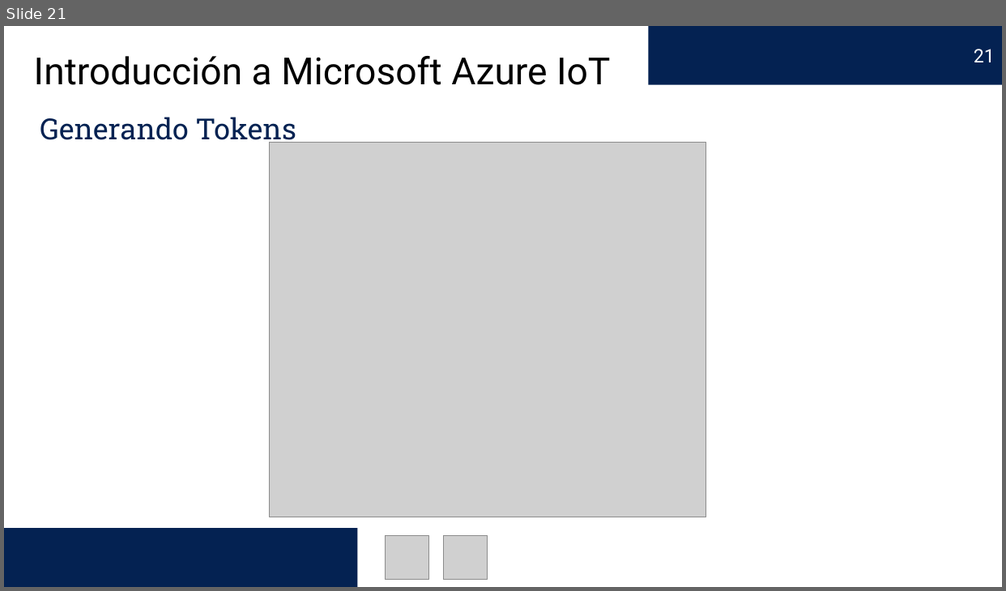
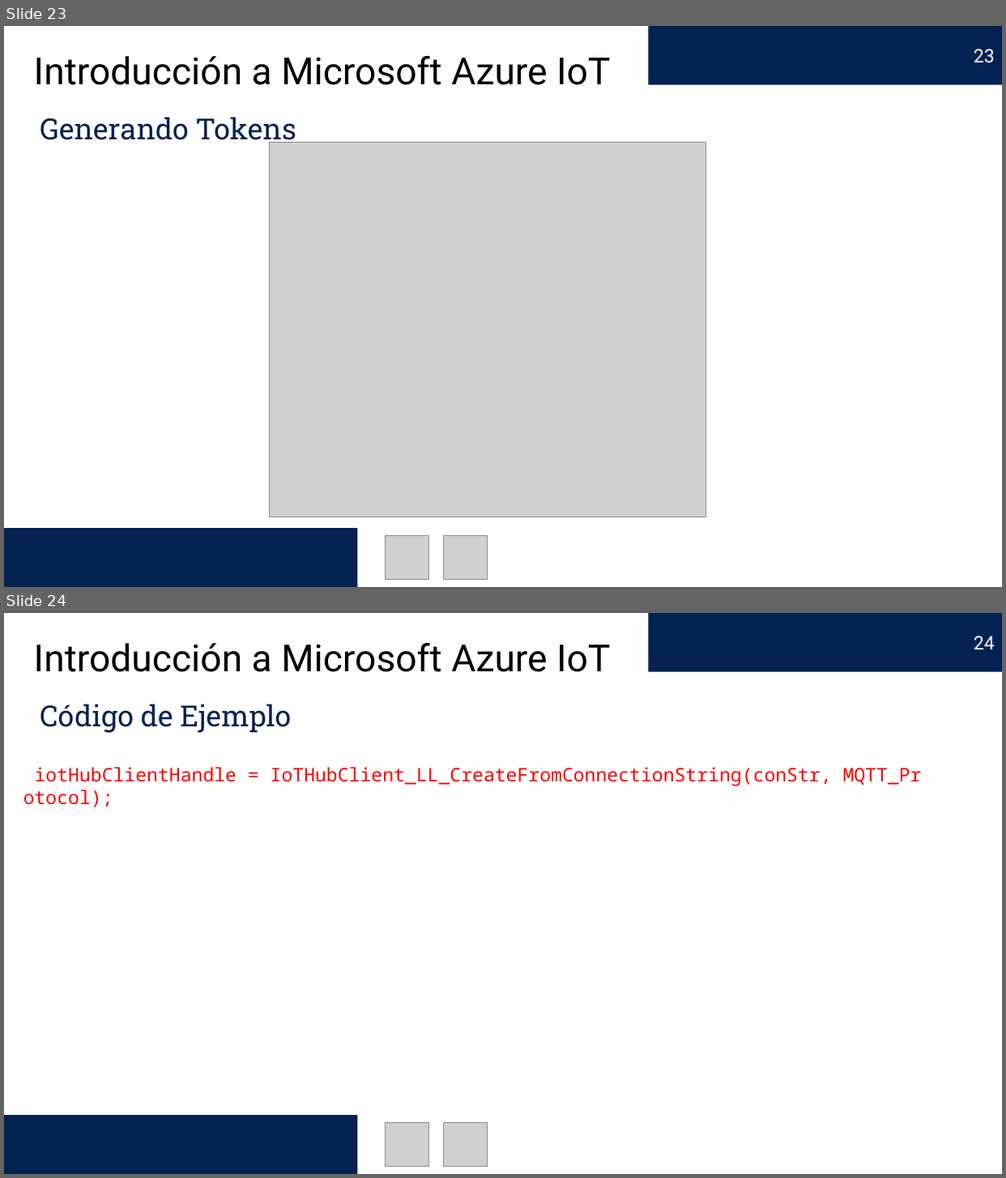
Before and after one commit to edercarmona/AzureIoT, a slide deck: Introducción a Microsoft Azure IoT.pptx. Shown one above the other, each under a label of ours: slide 21 before the commit, slides 23 and 24 after it. The pictures are 1006x591 and 1006x1178 pixels, drawn with LibreOffice and Linux fonts; fonts in the diff are those of the drawing; grey boxes stand for pictures. Boxes give left, top, right and bottom in pixels: in the first picture for what was removed or moved away, otherwise in the second. Text is boxed around its words. In the diff, an @@ line names an element or a change of style, - is before the commit and + after.

```diff
--- a/Introducción a Microsoft Azure IoT.pptx
+++ b/Introducción a Microsoft Azure IoT.pptx
@@ slide 24 added at (4,613,1002,1174), background #FFFFFF @@
@@ page number added at (649,613,1002,672), fill #042252, 18 pt, text #FFFFFF @@
+24
@@ text added at (34,643,610,672), 36 pt, text #000000 @@
+Introducción a Microsoft Azure IoT
@@ text added at (40,704,291,733), 28 pt, text #042252 @@
+Código de Ejemplo
@@ text added at (35,767,922,786), 18 pt, text #FF0000 @@
+iotHubClientHandle = IoTHubClient_LL_CreateFromConnectionString(conStr, MQTT_Protocol);
@@ rectangle added at (4,1115,357,1174), fill #042252 @@
@@ picture added at (385,1122,429,1167) @@
@@ picture added at (444,1122,488,1167) @@
@@ what was slide 21 is now slide 23 @@
@@ page number at (974,49,995,63): text changed @@
-21
+23
```
Also in this commit, not shown: 1 slide changed, 2 other slides added, 7 other files.
